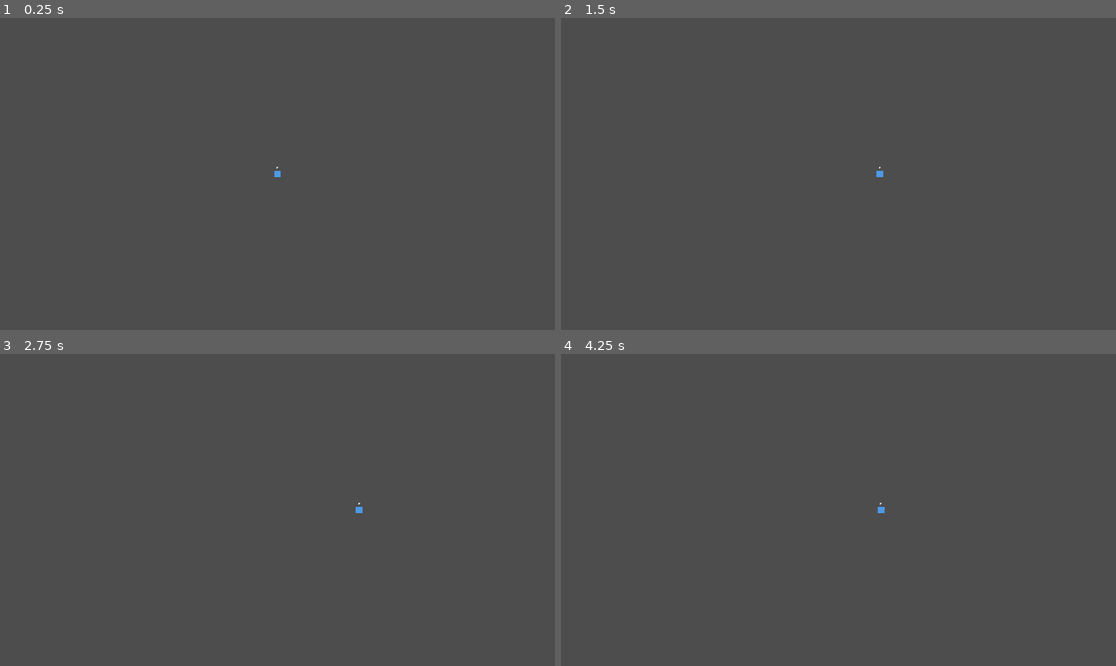
Above: before the commit, frames 1-4 (two rows, left to right).
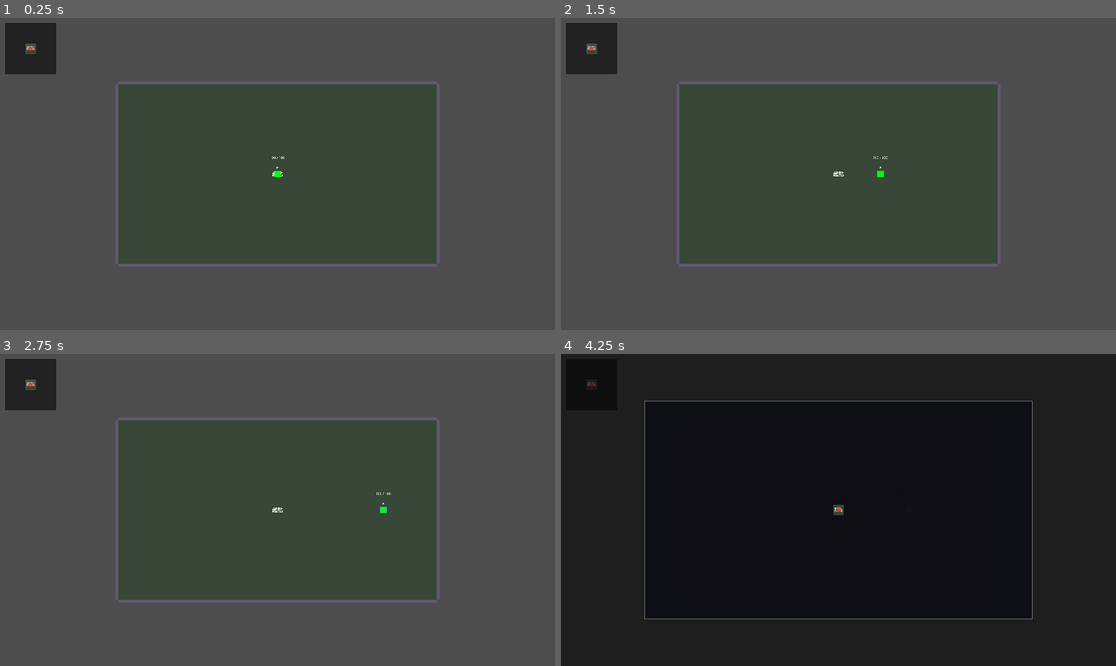
Above: after the commit, the same moments.

Repository: benson94879453/0415
Game: Godot game, scene res://game/objects/dungeon/dungeon.tscn
Same seed, same stepped clock (60 frames per second), same inputs: the game is played once before the commit and once after it. This scene is started directly instead of the project's main scene.
Inputs (mouse positions are in pixels of both pictures, inside the frame that each line leads up to):
- Up to frame 1 (0.25 s): no input
- Up to frame 2 (1.5 s): tap Enter (start) at 0.5, 0.8 s; move the mouse to (960, 158) at 0.52 s; hold D (move_right) 0.53-1.25 s; hold E (interact) 0.53-1.25 s; click (960, 158) at 0.67 s; drag from (727, 189) to (810, 236) at 1.27 s
- Up to frame 3 (2.75 s): tap Enter (start) at 2, 2.3 s; move the mouse to (333, 441) at 2.02 s; hold D (move_right) from 2.03 s (still down); hold Space (dodge) from 2.03 s (still down)
- Up to frame 4 (4.25 s): release D (move_right) at 2.75 s; release Space (dodge) at 2.75 s; tap Enter (start) at 2.75, 3.5, 3.8 s; drag from (810, 572) to (672, 463) at 2.77 s; move the mouse to (1005, 556) at 3.52 s; hold A (move_left) from 3.53 s (still down); hold E (interact) from 3.53 s (still down); tap M (map) at 4.15 s

The runs differ from the first frame. In frame 1, 3.1% of the frame differs, in the area x 0-80%, y 1-80%; in frame 2, 3.1%; in frame 3, 3.2%; in frame 4, 100%, in the area x 0-100%, y 0-100%.
Error before the commit: Invalid call. Nonexistent function 'generate' in base 'RefCounted (DungeonGenerator)'. (res://game/objects/dungeon/dungeon.gd:32)

Commit message:
refactor(dungeon): make runtime spawn rooms on demand
Swap dungeon.tscn Player to CombatPlayer. _init_dungeon() creates only
START room. Add _create_room_node, _spawn_enemies_for_room, _on_enter_room
for dynamic room lifecycle. EXIT room triggers run-complete transition.

Diff:
--- a/game/objects/dungeon/dungeon.gd
+++ b/game/objects/dungeon/dungeon.gd
@@ -1,7 +1,8 @@
 extends Node2D
 
 ## 地牢場景
-## 使用 DungeonGenerator 隨機生成房間佈局。
+## 使用 DungeonGenerator 動態建立房間：初始化時只有 START，
+## 隨玩家向北推進逐一建立新房間（Task 3 負責）。
 ## Camera 固定在目前房間中心，不跟隨玩家。
 ## 只顯示當前房間，其他房間隱藏。
 ## 房間轉場使用 SceneTransition.fade_only()，沿用同一個 Player 實例。
@@ -12,6 +13,7 @@
 
 var _room_nodes: Dictionary = {}  # Vector2i → DungeonRoom
 var _current_grid_pos: Vector2i = Vector2i.ZERO
+var _generator: DungeonGenerator
 var _map: DungeonMap
 var _player_inventory: PlayerInventory
 var _inventory_ui: InventoryUI
@@ -20,34 +22,23 @@
 
 
 func _ready() -> void:
-	_generate_dungeon()
-	_place_player_in_start()
+	_init_dungeon()
+	_on_enter_room(_room_nodes[Vector2i.ZERO])
 	player.interacted.connect(_on_player_interacted)
 	# 延遲一幀確保所有房間的 _ready 完成後再設定可見性
 	_show_only_current_room.call_deferred()
 
 
-func _generate_dungeon() -> void:
-	var generator := DungeonGenerator.new()
-	var room_datas: Array[DungeonGenerator.RoomData] = generator.generate()
-
-	for data in room_datas:
-		var room := DungeonRoom.new()
-		room.room_type = data.room_type
-		room.grid_pos = data.grid_pos
-		room.connections = data.connections
-		room.position = DungeonRoom.grid_to_world(data.grid_pos)
-		rooms_container.add_child(room)
-		_room_nodes[data.grid_pos] = room
-
-		# add_child 已同步觸發 room._ready()，門已建立，直接綁定
-		room.set_player(player)
-		_bind_room_doors(room)
+## 初始化地牢：建立生成器，只建立 START 房間
+func _init_dungeon() -> void:
+	_generator = DungeonGenerator.new()
+	var start_data: DungeonGenerator.RoomData = _generator.init_run()
+	_create_room_node(start_data)
 
 	# 建立地圖系統
 	_map = DungeonMap.new()
 	add_child(_map)
-	_map.setup(generator.rooms, generator.room_map, Vector2i.ZERO)
+	_map.setup(_generator.rooms, _generator.room_map, Vector2i.ZERO)
 
 	# 建立背包系統
 	_player_inventory = PlayerInventory.new()
@@ -71,8 +62,36 @@
 	_player_inventory.add_item(ItemInstance.new("dragon_set_helm"))
 	_player_inventory.add_item(ItemInstance.new("dragon_set_armor"))
 
-	# 測試用：在起始房間生成一個敵人
-	_spawn_test_enemies()
+
+## 根據 RoomData 建立 DungeonRoom 節點
+func _create_room_node(data: DungeonGenerator.RoomData) -> DungeonRoom:
+	var room := DungeonRoom.new()
+	room.room_type = data.room_type
+	room.grid_pos = data.grid_pos
+	room.connections = data.connections
+	room.position = DungeonRoom.grid_to_world(data.grid_pos)
+	rooms_container.add_child(room)
+	room.set_player(player)
+	_bind_room_doors(room)
+	_room_nodes[data.grid_pos] = room
+	return room
+
+
+## 為房間生成敵人（MONSTER / ELITE 房間才生成）
+func _spawn_enemies_for_room(room: DungeonRoom) -> void:
+	if room.room_type != DungeonRoom.RoomType.MONSTER and room.room_type != DungeonRoom.RoomType.ELITE:
+		return
+	var count := 3 if room.room_type == DungeonRoom.RoomType.ELITE else 2
+	var room_center: Vector2 = DungeonRoom.grid_to_world(room.grid_pos)
+	for i in count:
+		var enemy := EnemyBase.new()
+		enemy.max_hp = 50.0 if room.room_type == DungeonRoom.RoomType.ELITE else 30.0
+		enemy.move_speed = 100.0 if room.room_type == DungeonRoom.RoomType.ELITE else 80.0
+		enemy.contact_damage = 8.0 if room.room_type == DungeonRoom.RoomType.ELITE else 5.0
+		var angle := (i as float) * TAU / count
+		enemy.global_position = room_center + Vector2(cos(angle), sin(angle)) * 150.0
+		rooms_container.add_child(enemy)
+		enemy.setup(player)
 
 
 func _bind_room_doors(room: DungeonRoom) -> void:
@@ -88,6 +107,37 @@
 		)
 
 
+## 進入房間：更新位置、地圖、移動玩家和相機、顯示當前房間
+func _on_enter_room(room: DungeonRoom) -> void:
+	_current_grid_pos = room.grid_pos
+
+	# 更新地圖
+	_map.mark_explored(room.grid_pos)
+	_map.update_current_pos(room.grid_pos)
+
+	# 清除玩家的互動清單
+	player._nearby_interactables.clear()
+
+	# 預設放在房間中心（透過門進入時會由 _do_room_switch 覆蓋）
+	player.global_position = DungeonRoom.grid_to_world(room.grid_pos)
+
+	# Camera 切到新房間
+	camera.position = DungeonRoom.grid_to_world(room.grid_pos)
+
+	# 只顯示當前房間
+	_show_only_current_room()
+
+	# 為有敵人的房間生成怪物
+	_spawn_enemies_for_room(room)
+
+	# 如果是出口房間
+	if room.room_type == DungeonRoom.RoomType.EXIT:
+		print("[Dungeon] Run complete!")
+		SceneTransition.fade_only(func() -> void:
+			get_tree().change_scene_to_file("res://game/objects/homestead/homestead.tscn")
+		, 0.3)
+
+
 func _on_player_interacted(target: Area2D) -> void:
 	if SceneTransition.is_transitioning():
 		return
@@ -116,32 +166,14 @@
 
 
 func _do_room_switch(to_pos: Vector2i, dir: int) -> void:
-	_current_grid_pos = to_pos
-
-	# 更新地圖：標記已探索並更新當前位置
-	_map.mark_explored(to_pos)
-	_map.update_current_pos(to_pos)
-
-	# 清除玩家的互動清單
-	player._nearby_interactables.clear()
-
-	# 計算玩家在新房間的入口位置
-	var room_center: Vector2 = DungeonRoom.grid_to_world(to_pos)
+	# 進入新房間
+	var target_room: DungeonRoom = _room_nodes[to_pos]
+	_on_enter_room(target_room)
+
+	# 計算從反方向進入的偏移
 	var enter_dir: int = DungeonGenerator.OPPOSITE_DIR[dir] as int
 	var entry_offset: Vector2 = _get_entry_offset(enter_dir)
-	player.global_position = room_center + entry_offset
-
-	# Camera 切到新房間
-	camera.position = room_center
-
-	# 只顯示當前房間
-	_show_only_current_room()
-
-	# 如果是出口房間
-	var target_room: DungeonRoom = _room_nodes[to_pos]
-	if target_room.room_type == DungeonRoom.RoomType.EXIT:
-		print("[Dungeon] 到達出口房間！")
-		# TODO: 進入下一層或回到家園
+	player.global_position = DungeonRoom.grid_to_world(to_pos) + entry_offset
 
 
 ## 只顯示當前房間，隱藏所有其他房間
@@ -172,27 +204,6 @@
 	return Vector2.ZERO
 
 
-func _place_player_in_start() -> void:
-	_current_grid_pos = Vector2i.ZERO
-	var start_world: Vector2 = DungeonRoom.grid_to_world(Vector2i.ZERO)
-	player.global_position = start_world
-	camera.position = start_world
-
-
-func _spawn_test_enemies() -> void:
-	# 在起始房間中心附近生成 3 個測試敵人
-	var start_world: Vector2 = DungeonRoom.grid_to_world(Vector2i.ZERO)
-	for i in 3:
-		var enemy := EnemyBase.new()
-		enemy.max_hp = 30.0
-		enemy.move_speed = 80.0
-		enemy.contact_damage = 5.0
-		var angle := (i as float) * TAU / 3.0
-		enemy.global_position = start_world + Vector2(cos(angle), sin(angle)) * 150.0
-		rooms_container.add_child(enemy)
-		enemy.setup(player)
-
-
 func _get_current_room() -> DungeonRoom:
 	return _room_nodes.get(_current_grid_pos, null)
 
--- a/game/objects/dungeon/dungeon.tscn
+++ b/game/objects/dungeon/dungeon.tscn
@@ -1,7 +1,7 @@
 [gd_scene format=3 uid="uid://bqoqgnqkdqrkd"]
 
 [ext_resource type="Script" uid="uid://cjfnhowrl87fx" path="res://game/objects/dungeon/dungeon.gd" id="1"]
-[ext_resource type="Script" uid="uid://c82ig1md67747" path="res://game/objects/homestead/player.gd" id="2"]
+[ext_resource type="Script" uid="uid://bq4uah1rnp6bg" path="res://game/objects/combat/combat_player.gd" id="2"]
 
 [sub_resource type="RectangleShape2D" id="RectangleShape2D_player"]
 size = Vector2(24, 24)
